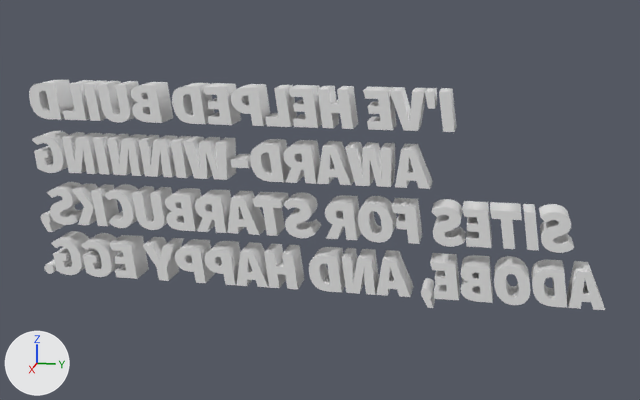
An edit to the glTF model vanilla/public/objects/text2.glb, drawn before and after from the same camera.
Rendered twice from a 50 mm camera at (26.1, 6.98, 5.33) aimed at (-0.02, 1.75, -1.2). Every picture has the same lights, and +X, +Y and +Z are marked at lower left. Where no turn or scale is listed for an object, it has been applied to the vertices.

Objects in the first picture: 'B uild', 'H elped', 'W inning', 'a N d', 'a W ard', 'adbe a D obe', 'an D', 'awar D', 'buil D', 'f O r', 'hegg H appy', 'sbux starbuc K s'.
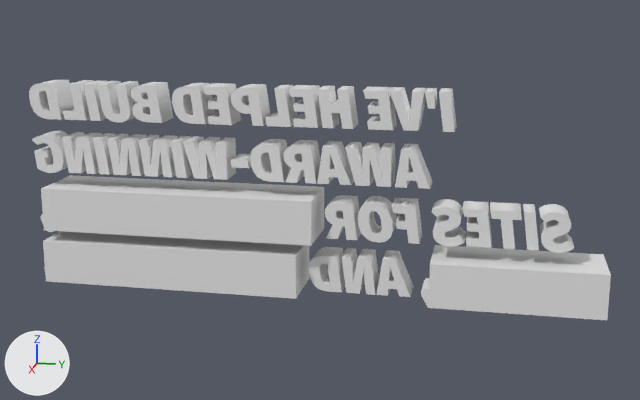
The change, as JSON lines over the scene's bpy script:
```json
{"op": "add", "block": "me_cube_002", "code": ["me_cube_002 = bpy.data.meshes.new('Cube.002')", "me_cube_002.from_pydata(...)  # a box spanning x -1.0..1.0, y -2.55..2.55, z -0.68..0.68"]}
{"op": "add", "block": "me_cube_001", "code": ["me_cube_001 = bpy.data.meshes.new('Cube.001')", "me_cube_001.from_pydata(...)  # a box spanning x -1.0..1.0, y -4.16..4.16, z -0.68..0.68"]}
{"op": "add", "block": "me_cube", "code": ["me_cube = bpy.data.meshes.new('Cube')", "me_cube.from_pydata(...)  # a box spanning x -1.0..1.0, y -4.37..4.37, z -0.68..0.68"]}
{"op": "add", "block": "ob_adbe_linkbox", "code": ["ob_adbe_linkbox = bpy.data.objects.new('adbe_linkbox', me_cube_002)", "ob_adbe_linkbox.location = (0.0, 7.81, -3.41)"]}
{"op": "add", "block": "ob_hegg_linkbox", "code": ["ob_hegg_linkbox = bpy.data.objects.new('hegg_linkbox', me_cube_001)", "ob_hegg_linkbox.location = (0.0, -2.95, -3.41)"]}
{"op": "add", "block": "ob_sbux_linkbox", "code": ["ob_sbux_linkbox = bpy.data.objects.new('sbux_linkbox', me_cube)", "ob_sbux_linkbox.location = (0.0, -2.67, -1.69)"]}
```

Pixel boxes (x1, y1, x2, y2) of what changed, in the pictures (640 x 400 px):
```json
{"object": "sbux_linkbox", "change": "added", "after": [41, 176, 324, 246]}
{"object": "hegg_linkbox", "change": "added", "after": [43, 231, 310, 299]}
{"object": "adbe_linkbox", "change": "added", "after": [429, 245, 611, 320]}
{"object": "hegg H appy", "change": "unchanged, covered by the edit", "before": [264, 244, 304, 290]}
{"object": "adbe ad O be", "change": "unchanged, covered by the edit", "before": [494, 256, 530, 305]}
{"object": "adbe a D obe", "change": "unchanged, covered by the edit", "before": [531, 260, 567, 308]}
{"object": "sbux starbuc K s", "change": "unchanged, covered by the edit", "before": [72, 183, 119, 226]}
```
